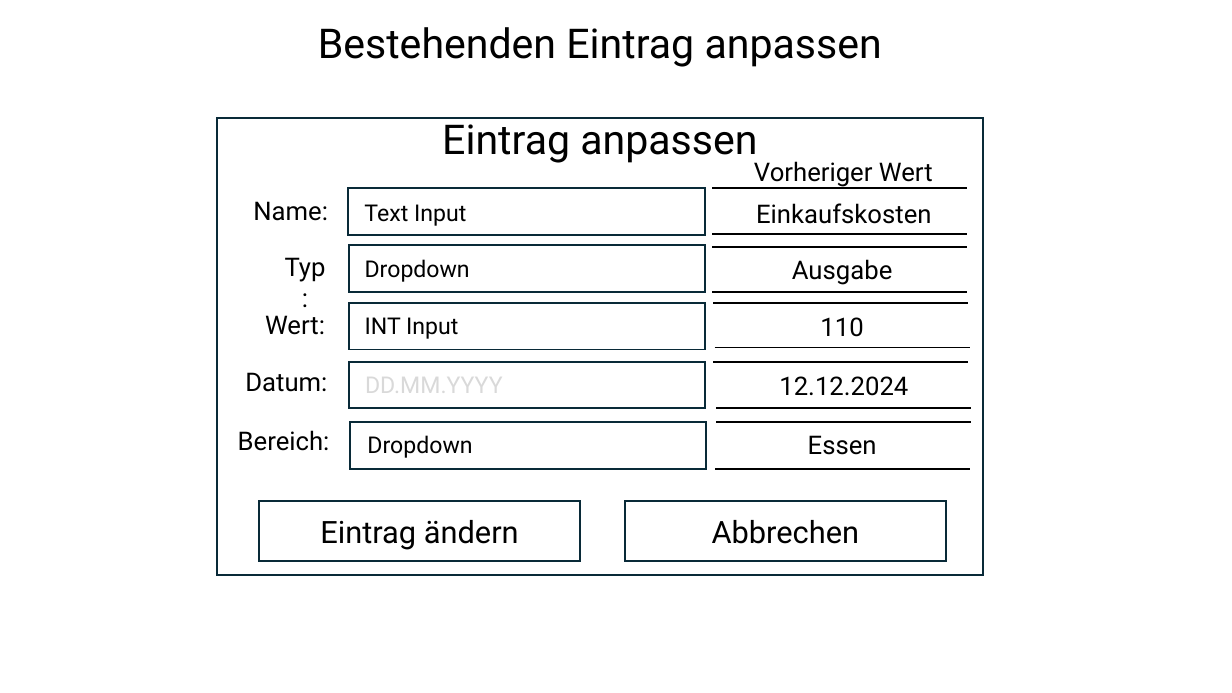
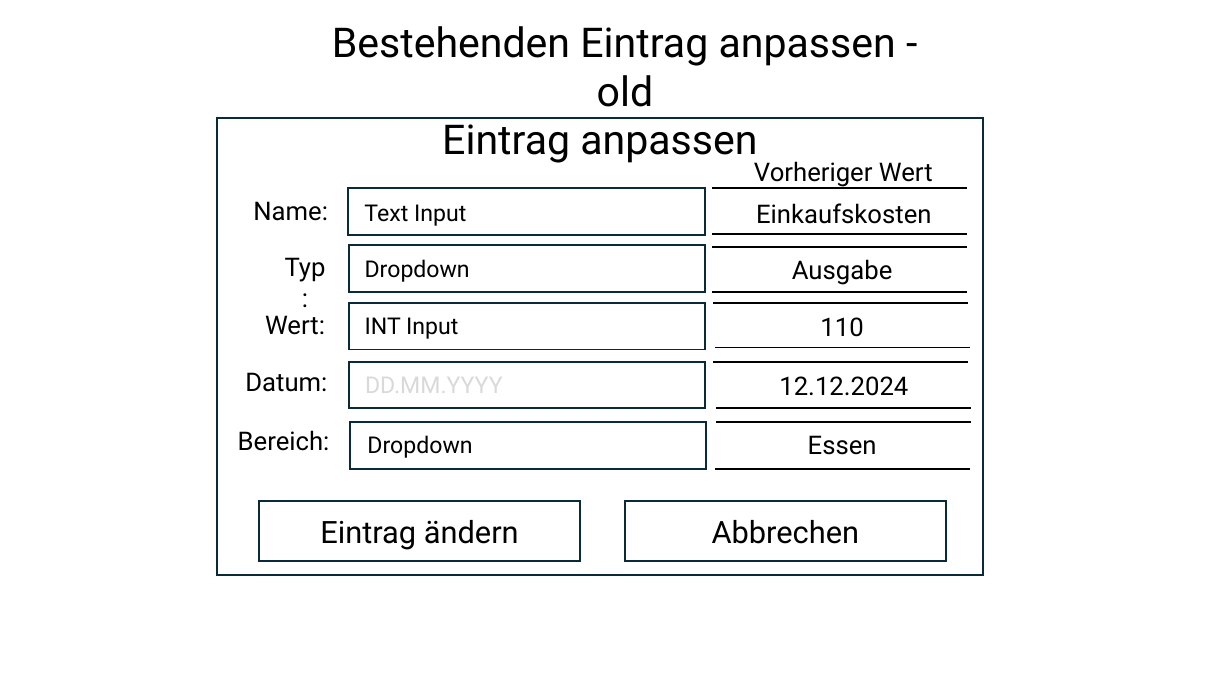
Before and after one commit to Dorin8k/GFNProjekt, a slide deck: slide 17 of Haushaltskasse_Mockup.pptx (slide 9 before the commit). Drawn at 1232x693 pixels with LibreOffice and Linux fonts; fonts in the diff are those of the drawing. Boxes give left, top, right and bottom in pixels: in the first picture for what was removed or moved away, otherwise in the second. Text is boxed around its words. In the diff, an @@ line names an element or a change of style, - is before the commit and + after.

Commit message:
Add files via upload
v3

```diff
--- a/Haushaltskasse_Mockup.pptx
+++ b/Haushaltskasse_Mockup.pptx
@@ text at bbox=[332, 26, 896, 107]: text changed @@
-Bestehenden Eintrag anpassen
+Bestehenden Eintrag anpassen - old
```
Also in this commit, not shown: 3 other slides changed, 8 slides added.
